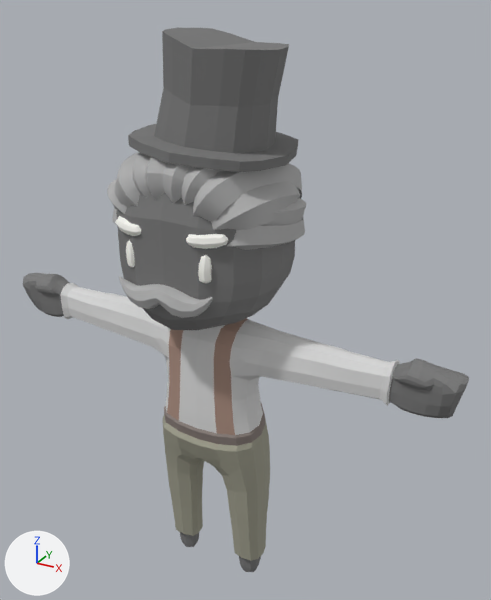
An edit to the glTF model client/public/assets/characters/OldClassy_Male.glb, drawn before and after from the same camera.
The view is the same before and after, from a 50 mm camera at (0.538, -0.864, 0.994) aimed at (0.036, 0.05, 0.536). Arrows for +X, +Y and +Z are at lower left; the lights stay in place. The first picture is the older version. Where no turn or scale is listed for an object, it has been applied to the vertices. Vertices at exactly the same position are counted once.

The first picture shows 'Body'.
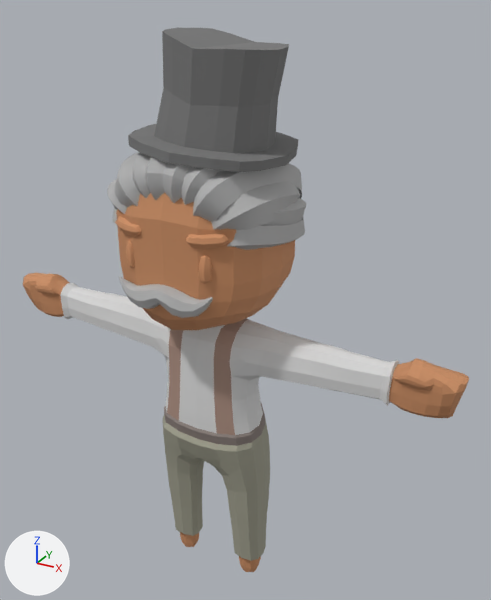
Where the change shows, as pixel boxes (x1, y1, x2, y2) in the pictures (491 x 600 px):
part 1 of me_mesh_0, recoloured
    both: (23, 193, 469, 572)
part 2 of me_mesh_0, recoloured (white to orange)
    both: (115, 216, 228, 283)

The edits, one by one:
me_mesh_0 has 2776 vertices, 5432 faces and spans x -0.414..0.414, y -0.146..0.149, z -0.005..0.959.
me_mesh_0 is used by ob_body; location (0.0, 0.0, 0.0).
me_mesh_0 part 1: 952 faces centred in x -0.413..0.413, y -0.124..0.124, z -0.003..0.792 are repainted in the vertex colours; the middle colour goes from grey #797979 to orange #c98d63.
me_mesh_0 part 2: 320 faces centred in x -0.092..0.092, y -0.127..-0.1, z 0.632..0.704 are repainted in the vertex colours; the middle colour goes from white #fffff9 to orange #d09267.
